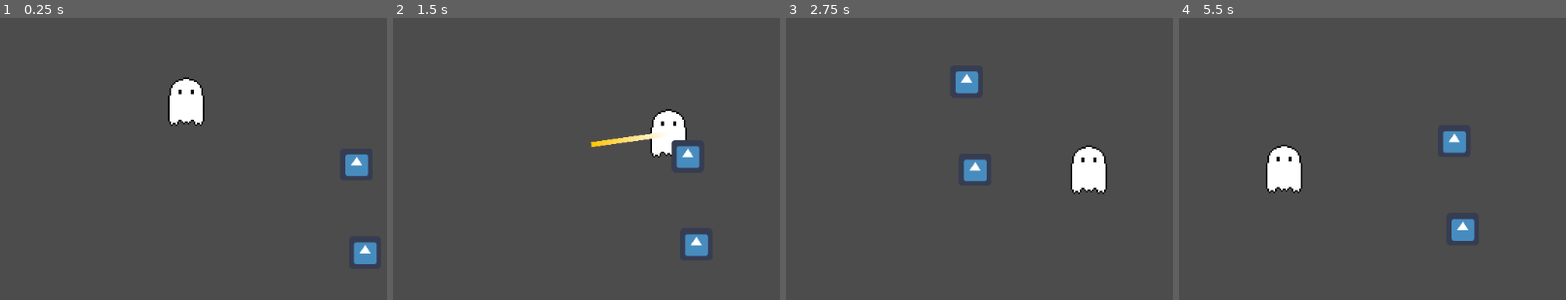
Above: before the commit, frames 1-4 (left to right).
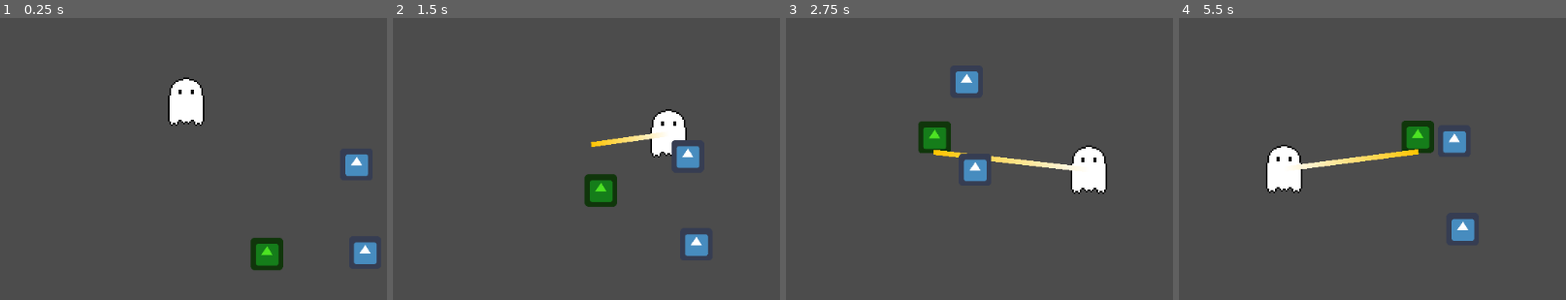
Above: after the commit, the same moments.

Repository: arnette-thomas/gmtk2021
Game: Godot game, scene res://scenes/World1.tscn
The game is run twice, just before and just after one commit, with the same random seed, the same clock (stepped at 60 frames per second) and the same inputs. The engine's default icon, where the game draws it, is replaced by a stand-in: a white triangle on a blue panel in a dark square.
Inputs (mouse positions are in pixels of both pictures, inside the frame that each line leads up to):
- Up to frame 1 (0.25 s): no input
- Up to frame 2 (1.5 s): tap Enter (ui_accept) at 0.5, 0.77 s; move the mouse to (749, 99) at 0.52 s; hold D (right) 0.53-1.28 s; right-click (749, 99) at 0.6 s; move the mouse to (423, 144) at 1.27 s; hold S (down) from 1.28 s (still down); right-click (423, 144) at 1.35 s
- Up to frame 3 (2.75 s): tap Enter (ui_accept) at 1.52 s; move the mouse to (1049, 23) at 2.02 s; release S (down) at 2.03 s; hold D (right) from 2.03 s (still down); right-click (1049, 23) at 2.1 s
- Up to frame 4 (5.5 s): move the mouse to (1326, 215) at 2.77 s; release D (right) at 2.78 s; hold Z (up) 2.78-3.53 s; right-click (1326, 215) at 2.85 s; tap Enter (ui_accept) at 3.02, 3.77, 4.52 s; move the mouse to (outside the picture) at 3.52 s; hold Q (left) 3.53-5.03 s; right-click (outside the picture) at 3.6 s; move the mouse to (outside the picture) at 4.27 s; right-click (outside the picture) at 4.35 s; move the mouse to (1403, 122) at 5.02 s; hold S (down) from 5.03 s (still down); right-click (1403, 122) at 5.1 s

The runs differ from the first frame. In frame 1, 1.0% of the frame differs, in the area x 64-74%, y 78-90%; in frame 2, 1.0%; in frame 3, 1.5%; in frame 4, 1.6%, in the area x 30-66%, y 36-54%.

Commit message:
Chain can now hook enemies

Diff:
--- a/project.godot
+++ b/project.godot
@@ -7,6 +7,22 @@
 ;   param=value ; assign values to parameters
 
 config_version=4
+
+_global_script_classes=[ {
+"base": "KinematicBody2D",
+"class": "Enemy",
+"language": "GDScript",
+"path": "res://scripts/Enemy.gd"
+}, {
+"base": "Enemy",
+"class": "Zombie",
+"language": "GDScript",
+"path": "res://scripts/Zombie.gd"
+} ]
+_global_script_class_icons={
+"Enemy": "",
+"Zombie": ""
+}
 
 [application]
 
--- a/scenes/Chain.tscn
+++ b/scenes/Chain.tscn
@@ -5,8 +5,8 @@
 [sub_resource type="Gradient" id=1]
 colors = PoolColorArray( 1, 1, 1, 1, 1, 0.772549, 0, 1 )
 
-[sub_resource type="SegmentShape2D" id=2]
-b = Vector2( 400, 0 )
+[sub_resource type="RectangleShape2D" id=4]
+extents = Vector2( 200.404, 5.62543 )
 
 [sub_resource type="Animation" id=3]
 resource_name = "shoot"
@@ -36,21 +36,23 @@
 "values": [ Vector2( 1e-05, 1 ), Vector2( 1, 1 ) ]
 }
 
-[node name="Chain" type="KinematicBody2D"]
+[node name="Chain" type="Area2D"]
 position = Vector2( 0, -50 )
-collision_layer = 2
-collision_mask = 2
 script = ExtResource( 1 )
 
 [node name="Line" type="Line2D" parent="."]
+scale = Vector2( 1e-05, 1 )
 points = PoolVector2Array( 0, 0, 400, 0 )
 default_color = Color( 0.47451, 0.243137, 0.0392157, 1 )
 gradient = SubResource( 1 )
 
 [node name="CollisionShape2D" type="CollisionShape2D" parent="."]
-shape = SubResource( 2 )
+position = Vector2( 200, 0 )
+scale = Vector2( 1e-05, 1 )
+shape = SubResource( 4 )
 
 [node name="AnimationPlayer" type="AnimationPlayer" parent="."]
 anims/shoot = SubResource( 3 )
 
+[connection signal="body_entered" from="." to="." method="_on_Chain_body_entered"]
 [connection signal="animation_finished" from="AnimationPlayer" to="." method="_on_AnimationPlayer_animation_finished"]
--- a/scenes/Player.tscn
+++ b/scenes/Player.tscn
@@ -1,13 +1,12 @@
-[gd_scene load_steps=6 format=2]
+[gd_scene load_steps=5 format=2]
 
 [ext_resource path="res://scenes/Chain.tscn" type="PackedScene" id=1]
 [ext_resource path="res://sprites/ghost.png" type="Texture" id=2]
 [ext_resource path="res://scripts/Player.gd" type="Script" id=3]
-[ext_resource path="res://scripts/Chain.gd" type="Script" id=4]
 
 [sub_resource type="CapsuleShape2D" id=1]
-radius = 30.9263
-height = 31.0046
+radius = 32.0107
+height = 0.0
 
 [node name="Player" type="KinematicBody2D"]
 position = Vector2( 100, 200 )
@@ -19,11 +18,9 @@
 texture = ExtResource( 2 )
 
 [node name="CollisionShape2D" type="CollisionShape2D" parent="."]
-position = Vector2( 0, -50 )
+position = Vector2( 0, -29.608 )
 shape = SubResource( 1 )
 
-[node name="Chain" type="KinematicBody2D" parent="." instance=ExtResource( 1 )]
-position = Vector2( 0, -50 )
-collision_layer = 2
-collision_mask = 2
-script = ExtResource( 4 )
+[node name="Chain" parent="." instance=ExtResource( 1 )]
+
+[connection signal="chain_touched" from="Chain" to="." method="_on_Chain_chain_touched"]
--- a/scenes/World1.tscn
+++ b/scenes/World1.tscn
@@ -1,8 +1,9 @@
-[gd_scene load_steps=4 format=2]
+[gd_scene load_steps=5 format=2]
 
 [ext_resource path="res://scenes/Player.tscn" type="PackedScene" id=1]
 [ext_resource path="res://icon.png" type="Texture" id=2]
 [ext_resource path="res://scripts/CameraShake.gd" type="Script" id=3]
+[ext_resource path="res://scenes/Zombie.tscn" type="PackedScene" id=4]
 
 [node name="World1" type="Node2D"]
 
@@ -26,6 +27,10 @@
 
 [node name="Timer" type="Timer" parent="YSort/Player/Camera2D"]
 
+[node name="Zombie" parent="YSort" instance=ExtResource( 4 )]
+position = Vector2( 172, 304 )
+target_path = NodePath("../Player")
+
 [node name="icon" type="Sprite" parent="."]
 position = Vector2( 354.031, 249.64 )
 texture = ExtResource( 2 )
--- /dev/null
+++ b/scenes/Zombie.tscn
@@ -0,0 +1,22 @@
+[gd_scene load_steps=4 format=2]
+
+[ext_resource path="res://icon.png" type="Texture" id=1]
+[ext_resource path="res://scripts/Zombie.gd" type="Script" id=2]
+
+[sub_resource type="CapsuleShape2D" id=1]
+radius = 29.4976
+height = 0.0
+
+[node name="Zombie" type="KinematicBody2D" groups=[
+"enemies",
+]]
+script = ExtResource( 2 )
+
+[node name="Sprite" type="Sprite" parent="."]
+modulate = Color( 0.301961, 0.890196, 0.137255, 1 )
+position = Vector2( 0, -30 )
+texture = ExtResource( 1 )
+
+[node name="CollisionShape2D" type="CollisionShape2D" parent="."]
+position = Vector2( 0.471939, -29.0561 )
+shape = SubResource( 1 )
--- a/scripts/Chain.gd
+++ b/scripts/Chain.gd
@@ -1,4 +1,4 @@
-extends KinematicBody2D
+extends Area2D
 
 
 # Declare member variables here. Examples:
@@ -8,7 +8,11 @@
 onready var coll = $CollisionShape2D
 onready var animation = $AnimationPlayer
 
+signal enemy_hooked(body)
+
 var is_shooting = false
+var hooked_enemy : Enemy = null
+onready var default_line_end = line.points[1]
 
 # Called when the node enters the scene tree for the first time.
 func _ready():
@@ -18,6 +22,19 @@
 
 # Called every frame. 'delta' is the elapsed time since the previous frame.
 func _process(delta):
+	# If there is an enemy hooked
+	if hooked_enemy != null:
+		line.points[1] = line.to_local(hooked_enemy.position)
+
+		# Chain break !
+		if (line.points[1] - line.points[0]).length() > hooked_enemy.max_hook_range:
+			hooked_enemy = null
+			line.scale.x = 0
+			coll.scale.x = 0
+			line.points[1] = default_line_end
+			print(line.points[1])
+		return
+
 	if Input.is_action_just_pressed("shoot_chain") && !is_shooting:
 		var aim_dir = Vector2(Input.get_action_strength("aim_right") - Input.get_action_strength("aim_left"), Input.get_action_strength("aim_down") - Input.get_action_strength("aim_up"))
 		var shooting_dir = aim_dir if aim_dir != Vector2.ZERO else get_local_mouse_position().normalized()
@@ -32,3 +49,14 @@
 		coll.scale.x = 0
 		rotation = 0
 		is_shooting = false
+
+
+func _on_Chain_body_entered(body: PhysicsBody2D):
+	if body is Enemy:
+		animation.stop()
+		hooked_enemy = body
+		line.scale.x = 1
+		coll.scale.x = 1
+		rotation = 0
+		emit_signal("enemy_hooked", body as Enemy)
+		is_shooting = false
--- /dev/null
+++ b/scripts/Enemy.gd
@@ -0,0 +1,17 @@
+extends KinematicBody2D
+
+class_name Enemy
+
+export(NodePath) var target_path = null
+export var max_hook_range = 500
+var target = null
+export var move_speed = 100
+
+# Called when the node enters the scene tree for the first time.
+func _ready():
+	if target_path != null: target = get_node(target_path)
+
+
+# Called every frame. 'delta' is the elapsed time since the previous frame.
+#func _process(delta):
+#	pass
--- a/scripts/Player.gd
+++ b/scripts/Player.gd
@@ -29,3 +29,7 @@
 
 #	if Input.is_action_just_pressed("ui_accept"):
 #		Globals.camera.shake(100, 0.2, 400)
+
+
+func _on_Chain_chain_touched(body):
+	pass # Replace with function body.
--- /dev/null
+++ b/scripts/Zombie.gd
@@ -0,0 +1,10 @@
+extends Enemy
+
+class_name Zombie
+
+# Called every frame. 'delta' is the elapsed time since the previous frame.
+func _process(delta):
+	if target == null: return
+
+	var dir = position.direction_to(target.position).normalized()
+	move_and_collide(dir * move_speed * delta)
